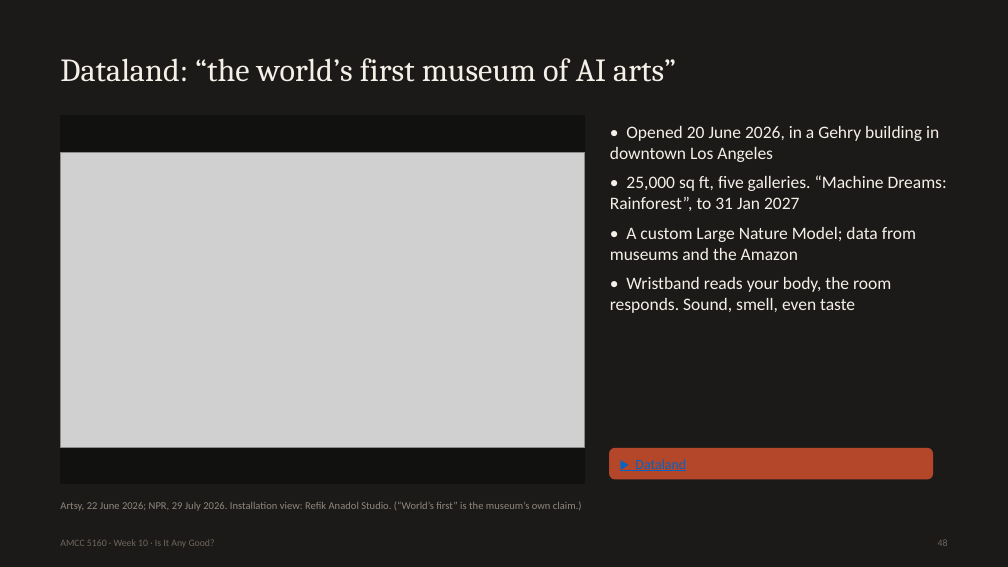
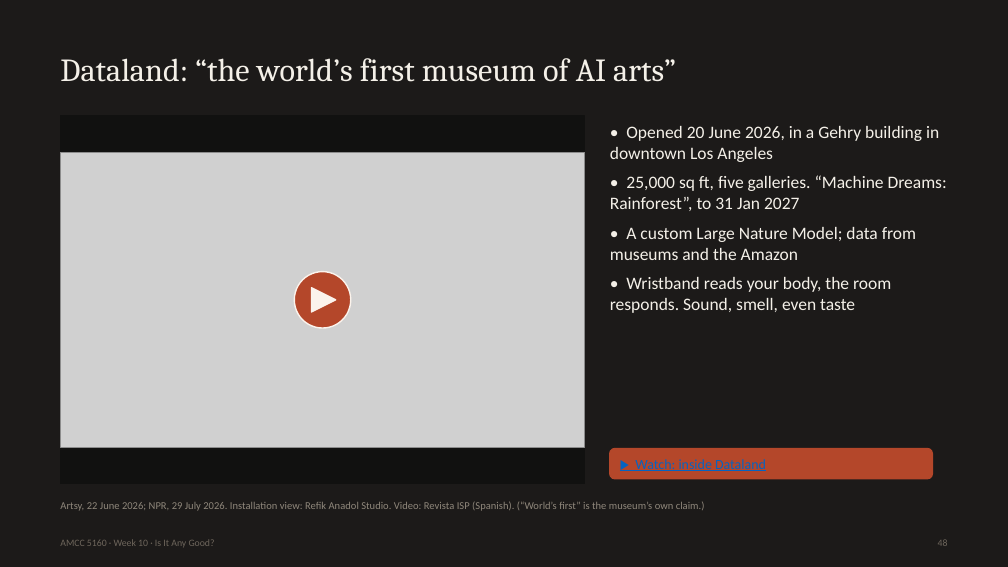
Before and after one commit to leehomyc/leehomyc.github.io, a slide deck: slide 48 of amcc5160/lecture-10/downloads/Lecture10_Slides.pptx. Drawn at 1008x567 pixels with LibreOffice and Linux fonts; fonts in the diff are those of the drawing; grey boxes stand for pictures. Boxes give left, top, right and bottom in pixels: in the first picture for what was removed or moved away, otherwise in the second. Text is boxed around its words. In the diff, an @@ line names an element or a change of style, - is before the commit and + after.

```diff
--- a/amcc5160/lecture-10/downloads/Lecture10_Slides.pptx
+++ b/amcc5160/lecture-10/downloads/Lecture10_Slides.pptx
@@ ellipse added at (294, 271, 351, 328), fill #B4472A, outline #FBF3EC 1 pt @@
@@ triangle added at (311, 287, 336, 311), fill #FBF3EC, outline #FBF3EC 1 pt @@
@@ text at (635, 459, 766, 471): text changed @@
-▶ Dataland
+▶ Watch: inside Dataland
@@ text at (60, 501, 705, 511): text changed @@
-Artsy, 22 June 2026; NPR, 29 July 2026. Installation view: Refik Anadol Studio. (“World’s first” is the museum’s own claim.)
+Artsy, 22 June 2026; NPR, 29 July 2026. Installation view: Refik Anadol Studio. Video: Revista ISP (Spanish). (“World’s first” is the museum’s own claim.)
```
Also in this commit, not shown: 8 other slides changed, 16 other files.
